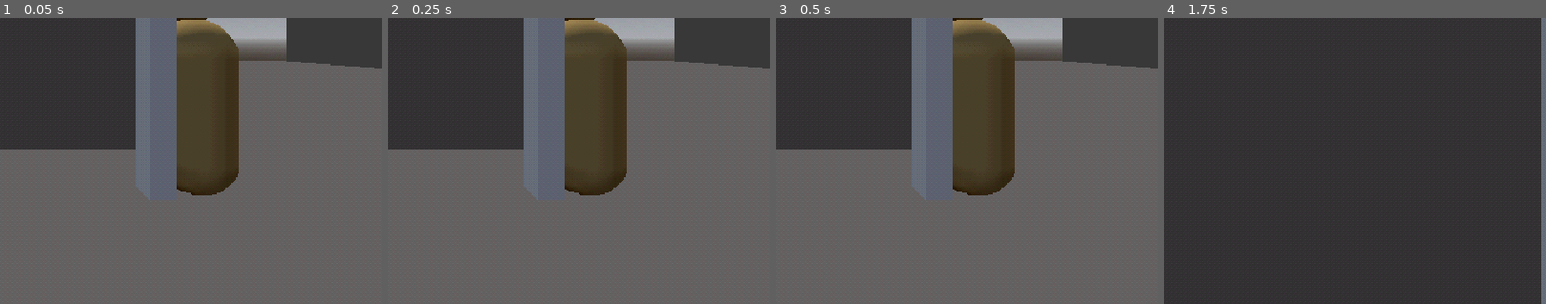
Above: before the commit, frames 1-4 (left to right).
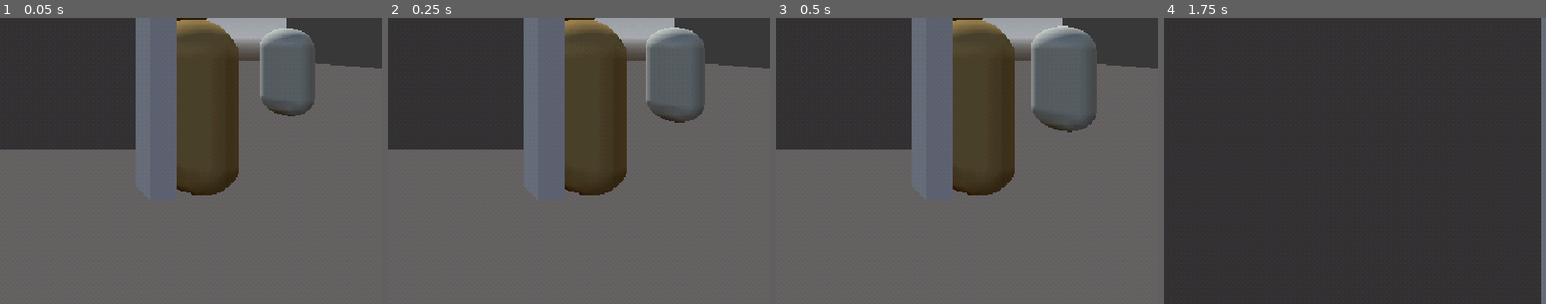
Above: after the commit, the same moments.

Repository: CodeCastersD20/Armagedon_CodeCasters
Game: Godot game, scene res://scenes/main.tscn
The game is run twice, just before and just after one commit, with the same random seed, the same clock (stepped at 60 frames per second) and the same inputs.
Inputs (mouse positions are % of the whole screen's width and height, from its top left):
- Up to frame 1 (0.05 s): no input
- Up to frame 2 (0.25 s): no input
- Up to frame 3 (0.5 s): no input
- Up to frame 4 (1.75 s): move the mouse to (55, 50) at 0.52 s; press the mouse at (55, 50) at 0.53 s; hold W (move_forward) from 0.53 s (still down); tap Space (jump) at 0.77, 1.52 s; move the mouse to (45, 50) at 1.27 s; release the mouse at (45, 50) at 1.28 s; right-click (45, 50) at 1.35 s
The pictures show only the part of the screen within x 50-100%, y 46-96%; the shares and areas given below are measured in that part.

The runs differ from the first frame. In frame 1, 1.6% of the frame differs, in the area x 68-83%, y 3-35%; in frame 2, 1.8%; in frame 3, 2.2%, in the area x 66-84%, y 2-40%; in frame 4, nothing differs.

Commit message:
feat(enemies): añade enemigo base con NavigationAgent3D

Diff:
--- a/armagedon/data/enemies/squeletor.tres
+++ b/armagedon/data/enemies/squeletor.tres
@@ -1,3 +1,14 @@
-[gd_resource type="Resource" format=3 uid="uid://drd4tr5j7ofy6"]
+[gd_resource type="Resource" script_class="EnemyData" format=3 uid="uid://drd4tr5j7ofy6"]
+
+[ext_resource type="Script" uid="uid://c1fgbw3jtekfy" path="res://scripts/Enemies/enemy_data.gd" id="1_edata"]
 
 [resource]
+script = ExtResource("1_edata")
+display_name = "Esqueleto Condenado"
+max_health = 30.0
+contact_damage = 10.0
+move_speed = 3.0
+contact_cooldown = 1.0
+contact_range = 1.5
+scaling_per_round = 0.1
+damage_number_height = 1.8
--- /dev/null
+++ b/armagedon/scenes/Enemies/Enemy.tscn
@@ -0,0 +1,32 @@
+[gd_scene format=3]
+
+[ext_resource type="Script" path="res://scripts/Enemies/enemy.gd" id="1_enemy"]
+
+[sub_resource type="CapsuleShape3D" id="CapsuleShape3D_body"]
+radius = 0.4
+height = 1.8
+
+[sub_resource type="CapsuleMesh" id="CapsuleMesh_body"]
+radius = 0.4
+height = 1.8
+
+[sub_resource type="StandardMaterial3D" id="StandardMaterial3D_enemy"]
+albedo_color = Color(0.7, 0.7, 0.7, 1)
+
+[node name="Enemy" type="CharacterBody3D"]
+collision_layer = 1
+collision_mask = 3
+script = ExtResource("1_enemy")
+
+[node name="CollisionShape3D" type="CollisionShape3D" parent="."]
+transform = Transform3D(1, 0, 0, 0, 1, 0, 0, 0, 1, 0, 0.9, 0)
+shape = SubResource("CapsuleShape3D_body")
+
+[node name="Body" type="MeshInstance3D" parent="."]
+transform = Transform3D(1, 0, 0, 0, 1, 0, 0, 0, 1, 0, 0.9, 0)
+mesh = SubResource("CapsuleMesh_body")
+surface_material_override/0 = SubResource("StandardMaterial3D_enemy")
+
+[node name="NavigationAgent3D" type="NavigationAgent3D" parent="."]
+path_desired_distance = 0.5
+target_desired_distance = 0.5
--- /dev/null
+++ b/armagedon/scenes/Enemies/Squeletor.tscn
@@ -0,0 +1,34 @@
+[gd_scene format=3]
+
+[ext_resource type="Script" path="res://scripts/Enemies/enemy.gd" id="1_enemy"]
+[ext_resource type="Resource" path="res://data/enemies/squeletor.tres" id="2_data"]
+
+[sub_resource type="CapsuleShape3D" id="CapsuleShape3D_body"]
+radius = 0.4
+height = 1.8
+
+[sub_resource type="CapsuleMesh" id="CapsuleMesh_body"]
+radius = 0.4
+height = 1.8
+
+[sub_resource type="StandardMaterial3D" id="StandardMaterial3D_enemy"]
+albedo_color = Color(0.85, 0.85, 0.8, 1)
+
+[node name="Squeletor" type="CharacterBody3D"]
+collision_layer = 1
+collision_mask = 3
+script = ExtResource("1_enemy")
+data = ExtResource("2_data")
+
+[node name="CollisionShape3D" type="CollisionShape3D" parent="."]
+transform = Transform3D(1, 0, 0, 0, 1, 0, 0, 0, 1, 0, 0.9, 0)
+shape = SubResource("CapsuleShape3D_body")
+
+[node name="Body" type="MeshInstance3D" parent="."]
+transform = Transform3D(1, 0, 0, 0, 1, 0, 0, 0, 1, 0, 0.9, 0)
+mesh = SubResource("CapsuleMesh_body")
+surface_material_override/0 = SubResource("StandardMaterial3D_enemy")
+
+[node name="NavigationAgent3D" type="NavigationAgent3D" parent="."]
+path_desired_distance = 0.5
+target_desired_distance = 0.5
--- a/armagedon/scenes/World/World.tscn
+++ b/armagedon/scenes/World/World.tscn
@@ -4,6 +4,7 @@
 
 [ext_resource type="PackedScene" path="res://scenes/Dummy/TrainingDummy.tscn" id="2_dummy"]
 [ext_resource type="Shader" uid="uid://8cvg1se3q1g0" path="res://assets/shaders/psx.gdshader" id="3_psx"]
+[ext_resource type="PackedScene" path="res://scenes/Enemies/Squeletor.tscn" id="4_squeletor"]
 
 [sub_resource type="ProceduralSkyMaterial" id="ProceduralSkyMaterial_6rd1t"]
 sky_horizon_color = Color(0.66224277, 0.6717428, 0.6867428, 1)
@@ -28,6 +29,10 @@
 shader = ExtResource("3_psx")
 shader_parameter/albedo_color = Color(0.6, 0.55, 0.5, 1)
 shader_parameter/snap_resolution = 160.0
+
+[sub_resource type="NavigationMesh" id="NavigationMesh_floor"]
+vertices = PackedVector3Array(-20, 0, -20, 20, 0, -20, 20, 0, 20, -20, 0, 20)
+polygons = [PackedInt32Array(0, 1, 2), PackedInt32Array(0, 2, 3)]
 
 [node name="World" type="Node3D" unique_id=1111263311]
 
@@ -62,5 +67,11 @@
 size = Vector3(39.97531, 5, 0.2)
 material = SubResource("ShaderMaterial_wall")
 
+[node name="NavigationRegion3D" type="NavigationRegion3D" parent="."]
+navigation_mesh = SubResource("NavigationMesh_floor")
+
 [node name="TrainingDummy" parent="." unique_id=1883699490 instance=ExtResource("2_dummy")]
 transform = Transform3D(1, 0, 0, 0, 1, 0, 0, 0, 1, 2, 0, -3)
+
+[node name="Squeletor" parent="." instance=ExtResource("4_squeletor")]
+transform = Transform3D(1, 0, 0, 0, 1, 0, 0, 0, 1, 6, 0, -6)
--- a/armagedon/scripts/Enemies/enemies.gd
+++ /dev/null
@@ -1,11 +0,0 @@
-extends Node
-
-
-# Called when the node enters the scene tree for the first time.
-func _ready() -> void:
-	pass # Replace with function body.
-
-
-# Called every frame. 'delta' is the elapsed time since the previous frame.
-func _process(delta: float) -> void:
-	pass
--- /dev/null
+++ b/armagedon/scripts/Enemies/enemy.gd
@@ -0,0 +1,159 @@
+class_name Enemy
+extends CharacterBody3D
+## Enemigo base: persigue a Zahariel y daña al contacto. Stats escalados por ronda (GDD §7, §9).
+
+signal died(enemy: Node)
+signal health_changed(current: float, maximum: float)
+
+@export var data: EnemyData
+## Ronda usada para el escalado inicial de stats (GDD §9).
+@export var start_round: int = 1
+
+@onready var _nav_agent: NavigationAgent3D = get_node_or_null("NavigationAgent3D")
+
+var _health: float = 0.0
+var _max_health: float = 0.0
+var _move_speed: float = 0.0
+var _contact_damage: float = 0.0
+var _contact_timer: float = 0.0
+var _player: Node3D
+var _dead: bool = false
+var _gravity: float = ProjectSettings.get_setting("physics/3d/default_gravity")
+
+
+func _ready() -> void:
+	add_to_group("enemies")
+	if data == null:
+		push_error("Enemy sin EnemyData: %s" % name)
+		set_physics_process(false)
+		return
+	_player = get_tree().get_first_node_in_group("player") as Node3D
+	apply_round_scaling(start_round)
+	_health = _max_health
+	health_changed.emit(_health, _max_health)
+	await get_tree().physics_frame
+	if _player == null or not is_instance_valid(_player):
+		_player = get_tree().get_first_node_in_group("player") as Node3D
+	if _nav_agent != null and _player != null and is_instance_valid(_player):
+		_nav_agent.target_position = _player.global_position
+
+
+func _physics_process(delta: float) -> void:
+	if _dead or data == null:
+		return
+	if not is_on_floor():
+		velocity.y -= _gravity * delta
+	else:
+		velocity.y = maxf(velocity.y, 0.0)
+
+	if _player == null or not is_instance_valid(_player):
+		_player = get_tree().get_first_node_in_group("player") as Node3D
+
+	_contact_timer = maxf(_contact_timer - delta, 0.0)
+
+	if _player != null and is_instance_valid(_player):
+		var to_player: Vector3 = _player.global_position - global_position
+		to_player.y = 0.0
+		var distance: float = to_player.length()
+		var move_dir: Vector3 = _get_navigation_direction(to_player, distance)
+		velocity.x = move_dir.x * _move_speed
+		velocity.z = move_dir.z * _move_speed
+		if move_dir.length_squared() > 0.0001:
+			_look_toward_direction(move_dir)
+		elif distance > 0.001:
+			_look_toward_direction(to_player)
+		_try_contact_damage(distance)
+	else:
+		velocity.x = move_toward(velocity.x, 0.0, _move_speed)
+		velocity.z = move_toward(velocity.z, 0.0, _move_speed)
+
+	move_and_slide()
+
+
+## Aplica el escalado de stats por ronda (GDD §9): stat = base × (1 + 0.1 × (ronda − 1)).
+# TODO(GDD): fórmula propuesta pendiente de confirmación (§366).
+func apply_round_scaling(round: int) -> void:
+	if data == null:
+		return
+	var r: int = maxi(round, 1)
+	var multiplier: float = 1.0 + data.scaling_per_round * float(r - 1)
+	_max_health = data.max_health * multiplier
+	_contact_damage = data.contact_damage * multiplier
+	_move_speed = data.move_speed * multiplier
+	_health = minf(_health, _max_health) if _health > 0.0 else _max_health
+	health_changed.emit(_health, _max_health)
+
+
+func take_damage(amount: float, is_critical: bool = false) -> void:
+	if _dead or amount <= 0.0 or data == null:
+		return
+	_health = maxf(_health - amount, 0.0)
+	DamageNumber.spawn(
+		get_tree(),
+		global_position + Vector3.UP * data.damage_number_height,
+		amount,
+		is_critical
+	)
+	health_changed.emit(_health, _max_health)
+	if _health <= 0.0:
+		_die()
+
+
+func get_health() -> float:
+	return _health
+
+
+func get_max_health() -> float:
+	return _max_health
+
+
+func is_dead() -> bool:
+	return _dead
+
+
+func _get_navigation_direction(to_player: Vector3, distance: float) -> Vector3:
+	if distance <= 0.001:
+		return Vector3.ZERO
+	var fallback_dir: Vector3 = to_player / distance
+	if _nav_agent == null or _player == null or not is_instance_valid(_player):
+		return fallback_dir
+	_nav_agent.target_position = _player.global_position
+	if _nav_agent.is_navigation_finished():
+		return fallback_dir
+	var next_pos: Vector3 = _nav_agent.get_next_path_position()
+	var to_next: Vector3 = next_pos - global_position
+	to_next.y = 0.0
+	if to_next.length_squared() < 0.0001:
+		return fallback_dir
+	return to_next.normalized()
+
+
+func _try_contact_damage(distance: float) -> void:
+	if _player == null or _contact_timer > 0.0 or data == null:
+		return
+	if distance > data.contact_range:
+		return
+	if _player.has_method("take_damage"):
+		_player.call("take_damage", _contact_damage, global_position)
+		_contact_timer = data.contact_cooldown
+
+
+func _look_toward_direction(direction: Vector3) -> void:
+	var flat_dir: Vector3 = Vector3(direction.x, 0.0, direction.z)
+	if flat_dir.length_squared() < 0.0001:
+		return
+	var target: Vector3 = global_position + flat_dir.normalized()
+	target.y = global_position.y
+	look_at(target, Vector3.UP)
+
+
+func _die() -> void:
+	if _dead:
+		return
+	_dead = true
+	died.emit(self)
+	# TODO(GDD): drops/reposición los gestiona el sistema de oleadas/spawner.
+	set_physics_process(false)
+	collision_layer = 0
+	collision_mask = 0
+	queue_free()
--- /dev/null
+++ b/armagedon/scripts/Enemies/enemy_data.gd
@@ -0,0 +1,34 @@
+class_name EnemyData
+extends Resource
+## Stats base de un enemigo (ronda 1). Se editan en data/enemies/.
+## El escalado por ronda se aplica en runtime desde Enemy (GDD §9).
+
+@export var display_name: String = ""
+
+## Vida base en la ronda 1 (GDD §7).
+@export var max_health: float = 30.0
+
+## Daño por contacto base en la ronda 1 (GDD §7).
+@export var contact_damage: float = 10.0
+
+## Velocidad de movimiento base. Se escala por ronda como multiplicador (GDD §9).
+# TODO(GDD): velocidad base no definida.
+@export var move_speed: float = 3.0
+
+## Tiempo mínimo entre golpes por contacto (segundos).
+# TODO(GDD): intervalo de daño por contacto no definido.
+@export var contact_cooldown: float = 1.0
+
+## Distancia máxima (metros) a la que aplica daño por contacto.
+# TODO(GDD): alcance de contacto no definido.
+@export var contact_range: float = 1.5
+
+## Incremento de stats por ronda (GDD §9: propuesta 0.1 → +10% por ronda).
+# TODO(GDD): fórmula propuesta pendiente de confirmación (§366).
+@export var scaling_per_round: float = 0.1
+
+## Altura sobre el origen donde aparece el número de daño.
+@export var damage_number_height: float = 1.8
+
+# TODO(GDD): drops (esferas de Fe/vida y Esquirlas de Alma), cantidades y
+# probabilidades no definidos (§7, §369).
Renamed: armagedon/scripts/Enemies/enemies.gd.uid -> armagedon/scripts/Enemies/enemy.gd.uid
Not shown, added: armagedon/scripts/Enemies/enemy_data.gd.uid
